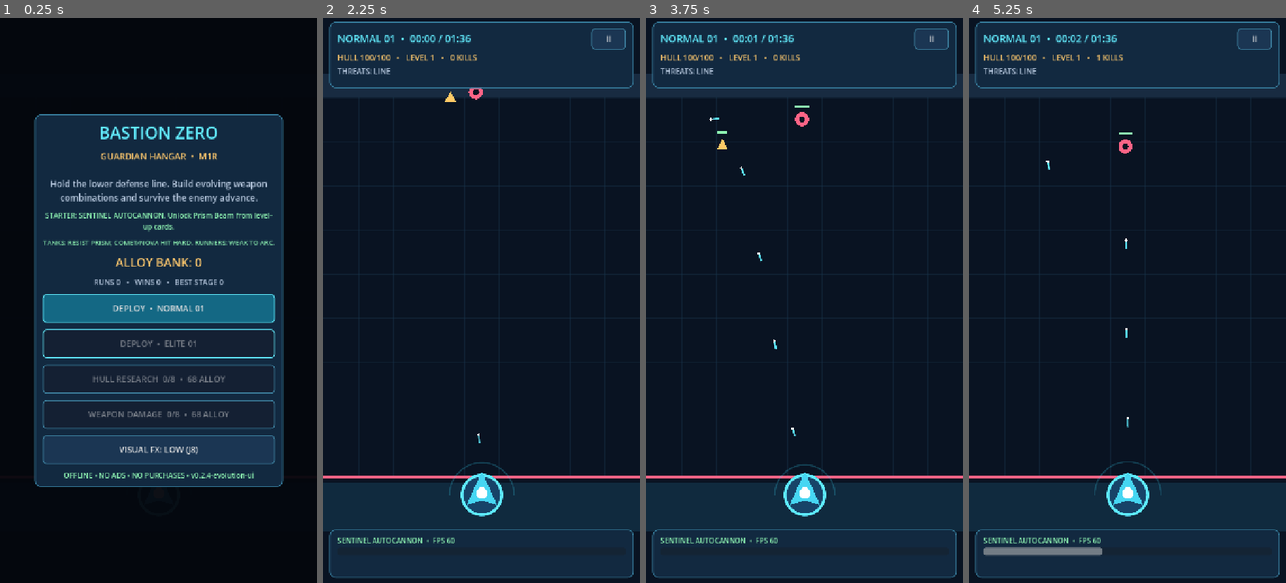
Above: before the commit, frames 1-4 (left to right).
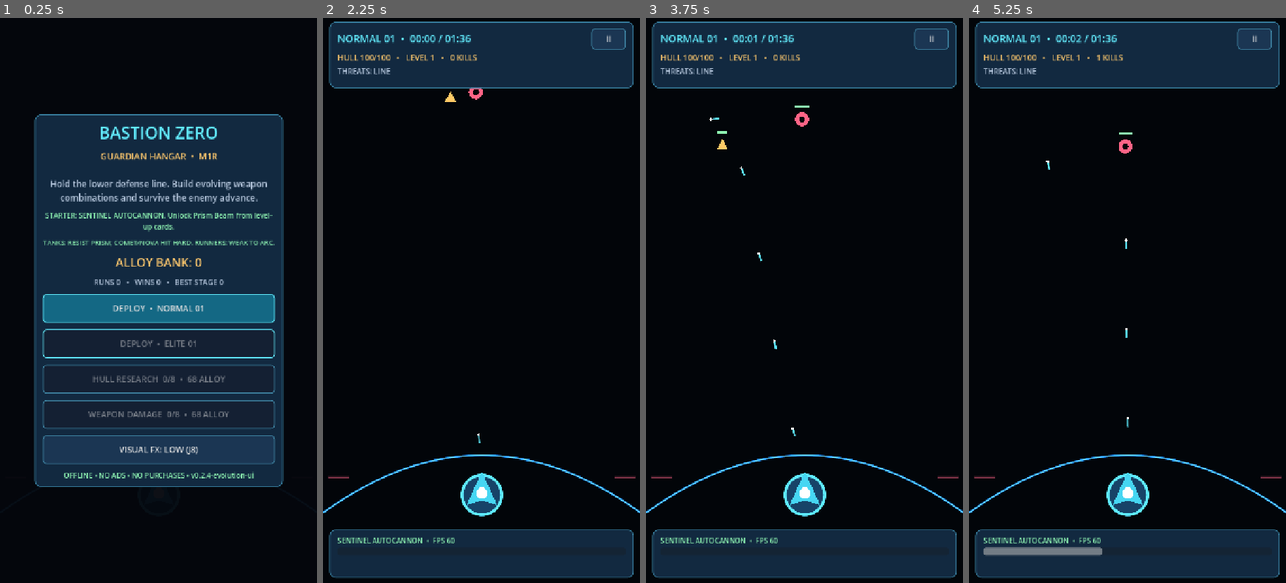
Above: after the commit, the same moments.

Repository: dante-souza/bastion_zero
Game: Godot game, scene res://scenes/main.tscn
The game is run twice, just before and just after one commit, with the same random seed, the same clock (stepped at 60 frames per second) and the same inputs.
Inputs:
- Up to frame 1 (0.25 s): no input
- Up to frame 2 (2.25 s): click "DEPLOY • NORMAL 01" at 0.5 s; click "II" at 1.25 s; click "RESUME" at 2 s
- Up to frame 3 (3.75 s): click "II" at 2.75 s; click "RESUME" at 3.5 s
- Up to frame 4 (5.25 s): click "II" at 4.25 s; click "RESUME" at 5 s

The runs differ from the first frame. In frame 2, 79% of the frame differs, in the area x 0-100%, y 0-100%; in frame 3, 79%; in frame 4, 79%.

Commit message:
feat(visual): add Phase A near-black arena and neon defensive horizon

Diff:
--- a/scripts/arena.gd
+++ b/scripts/arena.gd
@@ -668,15 +668,7 @@
     effects.append({"kind": kind, "a": a, "b": b, "radius": radius, "color": color, "ttl": duration, "duration": duration})
 
 func _draw() -> void:
-    draw_rect(Rect2(Vector2.ZERO, GameCatalog.WORLD_SIZE), DARK, true)
-    for x in range(80, 721, 80):
-        draw_line(Vector2(x, 140), Vector2(x, GameCatalog.BREACH_Y), VisualProfile.GRID, 1.0)
-    for y in range(180, 1100, 100):
-        draw_line(Vector2(0, y), Vector2(720, y), VisualProfile.GRID, 1.0)
-    draw_rect(Rect2(0, 125, 720, 55), VisualProfile.SPAWN_BAND, true)
-    draw_line(Vector2(0, GameCatalog.BREACH_Y), Vector2(720, GameCatalog.BREACH_Y), RED, 4.0)
-    draw_rect(Rect2(0, 1052, 720, 110), VisualProfile.LOWER_ZONE, true)
-    draw_arc(G, 72.0 + sin(_visual_clock * 3.0) * 4.0, PI, TAU, 32, Color(0.2, 0.76, 0.88, 0.25), 2.0, true)
+    ArenaBackground.draw_to(self, low_fx, _visual_clock)
     draw_circle(G, 48.0, VisualProfile.GUARDIAN_HULL)
     draw_arc(G, 45.0, 0, TAU, 36, CYAN, 5.0, true)
     draw_colored_polygon(PackedVector2Array([
--- /dev/null
+++ b/scripts/arena_background.gd
@@ -0,0 +1,52 @@
+class_name ArenaBackground
+extends RefCounted
+
+## Phase A — cheap, deterministic background geometry. Nothing here controls
+## collisions, enemy spawning, guardian position, or progression.
+const SEGMENTS := 48
+const CREST_Y := 990.0
+const EDGE_Y := 1120.0
+
+## Sparse, fixed-position details for full-FX only. Kept away from the HUD.
+const SPECKS := [
+    Vector2(84, 241), Vector2(211, 325), Vector2(589, 276),
+    Vector2(650, 383), Vector2(133, 468), Vector2(488, 453),
+    Vector2(351, 560), Vector2(71, 641), Vector2(628, 611),
+    Vector2(224, 744), Vector2(544, 792), Vector2(112, 870)
+]
+
+static func horizon_y(x: float) -> float:
+    var unit_x: float = clampf(2.0 * x / GameCatalog.WORLD_SIZE.x - 1.0, -1.0, 1.0)
+    return lerpf(CREST_Y, EDGE_Y, unit_x * unit_x)
+
+static func horizon_points() -> PackedVector2Array:
+    var path := PackedVector2Array()
+    for i in range(SEGMENTS + 1):
+        var x: float = GameCatalog.WORLD_SIZE.x * float(i) / float(SEGMENTS)
+        path.append(Vector2(x, horizon_y(x)))
+    return path
+
+static func draw_to(canvas: CanvasItem, reduced_fx: bool, visual_time: float) -> void:
+    canvas.draw_rect(Rect2(Vector2.ZERO, GameCatalog.WORLD_SIZE), VisualProfile.BACKDROP, true)
+    if not reduced_fx:
+        for speck in SPECKS:
+            canvas.draw_circle(speck, 1.25, VisualProfile.BACKGROUND_SPECK)
+
+    var curve := horizon_points()
+    if not reduced_fx:
+        # Translucent strokes mimic a modest halo without a costly bloom pass.
+        var halo := VisualProfile.HORIZON_HALO_OUTER
+        halo.a *= 0.92 + 0.08 * sin(visual_time * 1.4)
+        canvas.draw_polyline(curve, halo, 22.0, true)
+        canvas.draw_polyline(curve, VisualProfile.HORIZON_HALO_INNER, 9.0, true)
+    canvas.draw_polyline(curve, VisualProfile.HORIZON_BLUE, 3.0, true)
+    canvas.draw_polyline(curve, VisualProfile.HORIZON_CORE, 1.0, true)
+
+    # The simulation's straight breach threshold still exists at BREACH_Y.
+    # Tiny boundary ticks signal its position without a red screen-wide bar.
+    var marker := VisualProfile.BREACH
+    marker.a = 0.50
+    var by: float = GameCatalog.BREACH_Y
+    var right: float = GameCatalog.WORLD_SIZE.x
+    canvas.draw_line(Vector2(12.0, by), Vector2(58.0, by), marker, 2.0, true)
+    canvas.draw_line(Vector2(right - 58.0, by), Vector2(right - 12.0, by), marker, 2.0, true)
--- a/scripts/visual_profile.gd
+++ b/scripts/visual_profile.gd
@@ -1,13 +1,15 @@
 class_name VisualProfile
 extends RefCounted
 
-## Style tokens shared by the world renderer; original art only.
-## CURRENT holds the validated M1R display. Do not claim that these
-## colors reproduce the user-linked early-game video (unavailable for inspection).
-const BACKDROP := Color("#091322")
-const GRID := Color(0.1, 0.22, 0.31, 0.35)
-const SPAWN_BAND := Color("#182b41")
-const LOWER_ZONE := Color("#102a3e")
+## Original arcade palette, based on broad aesthetic observations of
+## user-provided reference video. No third-party game assets are used.
+## Phase A updates only world backdrop/horizon; other silhouettes remain M1R.
+const BACKDROP := Color("#020509")
+const HORIZON_BLUE := Color("#168BFF")
+const HORIZON_CORE := Color("#67D8FF")
+const HORIZON_HALO_OUTER := Color(0.086, 0.545, 1.0, 0.065)
+const HORIZON_HALO_INNER := Color(0.12, 0.70, 1.0, 0.17)
+const BACKGROUND_SPECK := Color(0.24, 0.43, 0.60, 0.17)
 const BREACH := Color("#ff6486")
 const GUARDIAN_HULL := Color("#174368")
 const GUARDIAN_CORE := Color("#46d6f2")
--- a/tests/test_smoke.gd
+++ b/tests/test_smoke.gd
@@ -18,6 +18,17 @@
     _expect(GameCatalog.stage_name(2) == "ELITE 01", "stage two name")
     _expect(GameCatalog.stage_duration(2) > GameCatalog.stage_duration(1), "elite lasts longer")
     _expect(GameCatalog.GUARDIAN.y > GameCatalog.BREACH_Y, "guardian below defensive line")
+    _expect(VisualProfile.BACKDROP == Color("#020509"), "Phase A uses near-black arena")
+    var horizon := ArenaBackground.horizon_points()
+    _expect(horizon.size() == ArenaBackground.SEGMENTS + 1, "horizon is a bounded sampled curve")
+    if horizon.size() == ArenaBackground.SEGMENTS + 1:
+        var left: Vector2 = horizon[0]
+        var center: Vector2 = horizon[ArenaBackground.SEGMENTS / 2]
+        var right: Vector2 = horizon[ArenaBackground.SEGMENTS]
+        _expect(is_equal_approx(left.x, 0.0) and is_equal_approx(right.x, GameCatalog.WORLD_SIZE.x), "horizon spans arena width")
+        _expect(is_equal_approx(left.y, right.y) and center.y < left.y, "horizon has symmetric upward crest")
+        _expect(center.y < GameCatalog.BREACH_Y and left.y > GameCatalog.BREACH_Y, "horizon frames the defended zone without moving breach logic")
+    _expect(ArenaBackground.horizon_y(-400.0) == ArenaBackground.horizon_y(0.0), "horizon clamps outside left edge")
     _expect(GameCatalog.next_level_xp(2) > GameCatalog.next_level_xp(1), "progressive XP")
     _expect(GameCatalog.meta_cost("hull", 0) == 68, "initial research price")
     _expect(GameCatalog.meta_cost("damage", 8) == -1, "research is capped")
Not shown, changed: README.md
Not shown, changed: docs/VISUAL-DIRECTION-EARLY-GAME.md
Not shown, added: docs/VISUAL-PHASE-A.md
